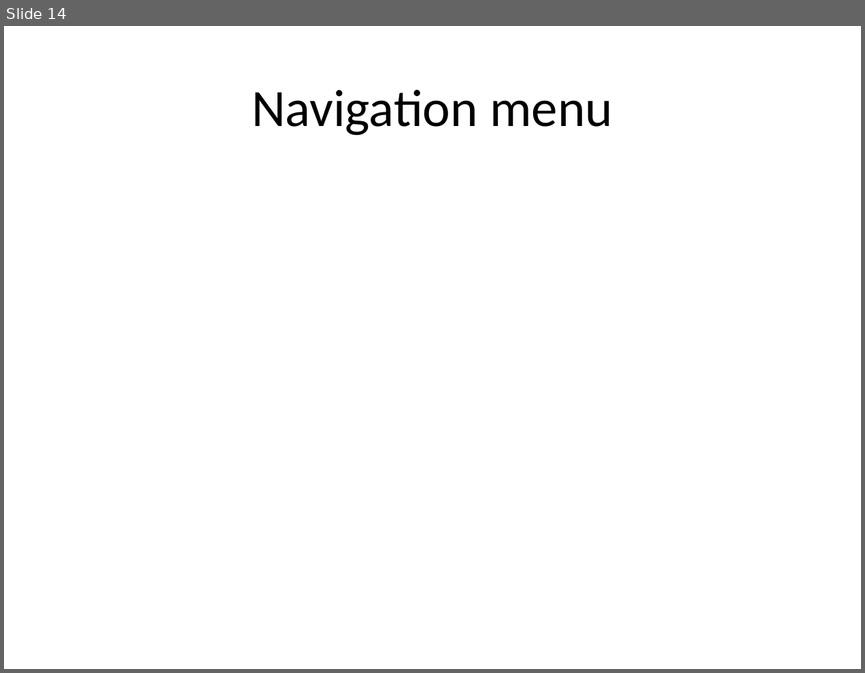
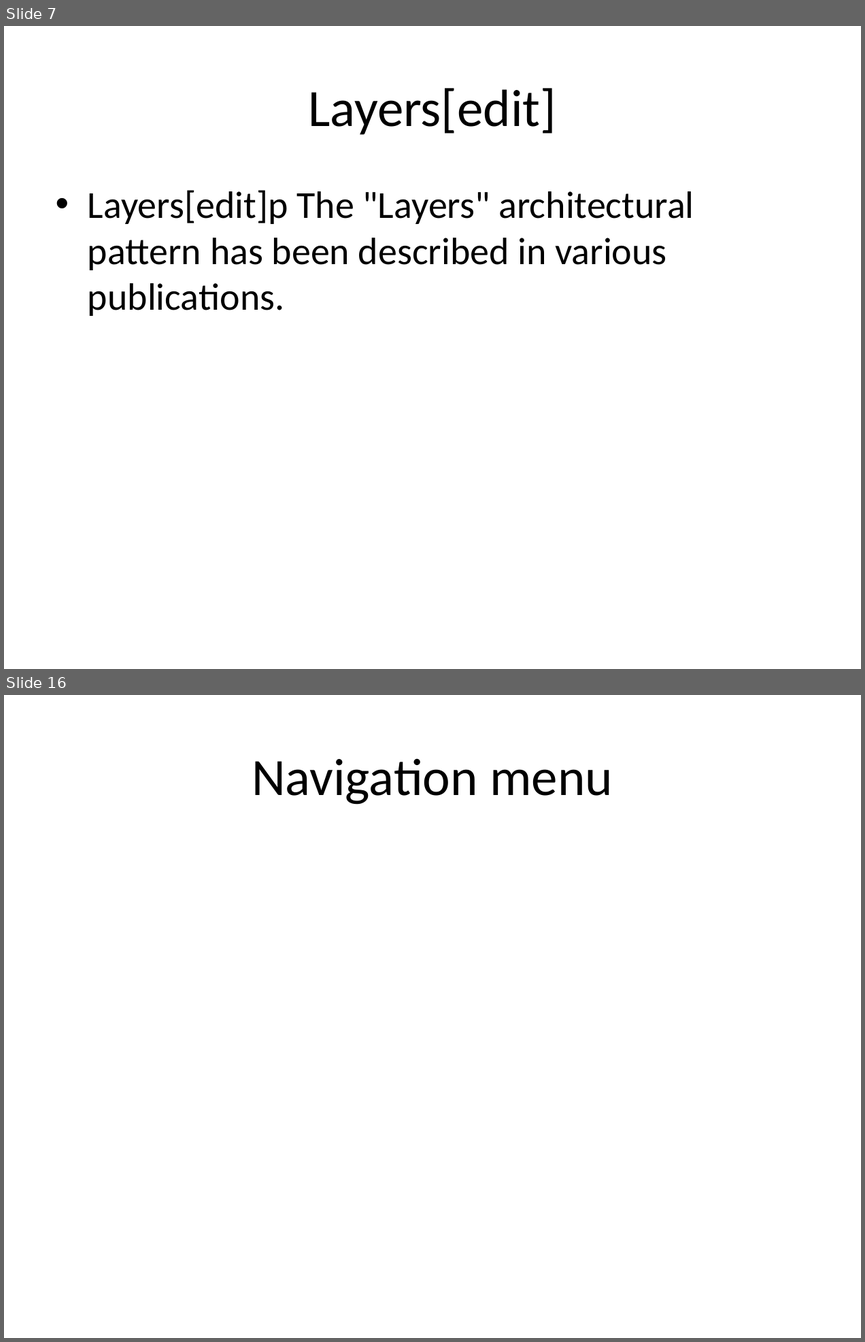
Before and after one commit to eppisai/Uplift---Smart-educational-Platform, a slide deck: AutoPPT-main/AutoPPT-main/something.pptx. Shown one above the other, each under a label of ours: slide 14 before the commit, slides 7 and 16 after it; the slides between them are not shown. The pictures are 865x673 and 865x1342 pixels, drawn with LibreOffice and Linux fonts; fonts in the diff are those of the drawing. Boxes give left, top, right and bottom in pixels: in the first picture for what was removed or moved away, otherwise in the second. Text is boxed around its words. In the diff, an @@ line names an element or a change of style, - is before the commit and + after.

```diff
--- a/AutoPPT-main/AutoPPT-main/something.pptx
+++ b/AutoPPT-main/AutoPPT-main/something.pptx
@@ slide 7 added at (4, 26, 861, 669), background #FFFFFF @@
@@ title added at (308, 88, 556, 135), 44 pt, text #000000 @@
+Layers[edit]
@@ text added at (88, 190, 694, 316), 32 pt, text #000000 @@
+• Layers[edit]p The "Layers" architectural pattern has been described in various publications.
@@ what was slide 14 is now slide 16 @@
```
Also in this commit, not shown: 2 slides changed, 12 other slides added, 12 slides removed, 10 other files.
